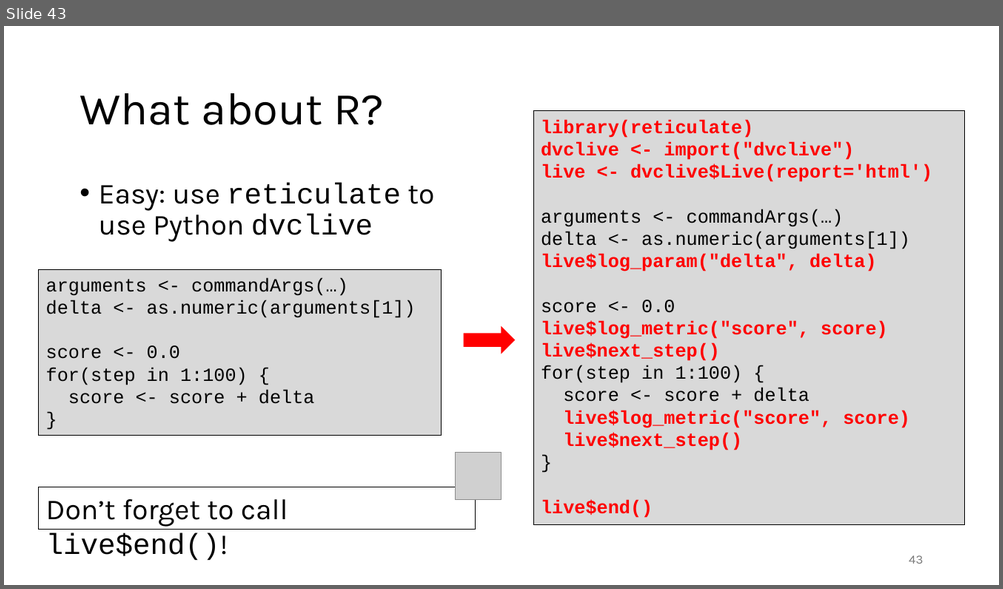
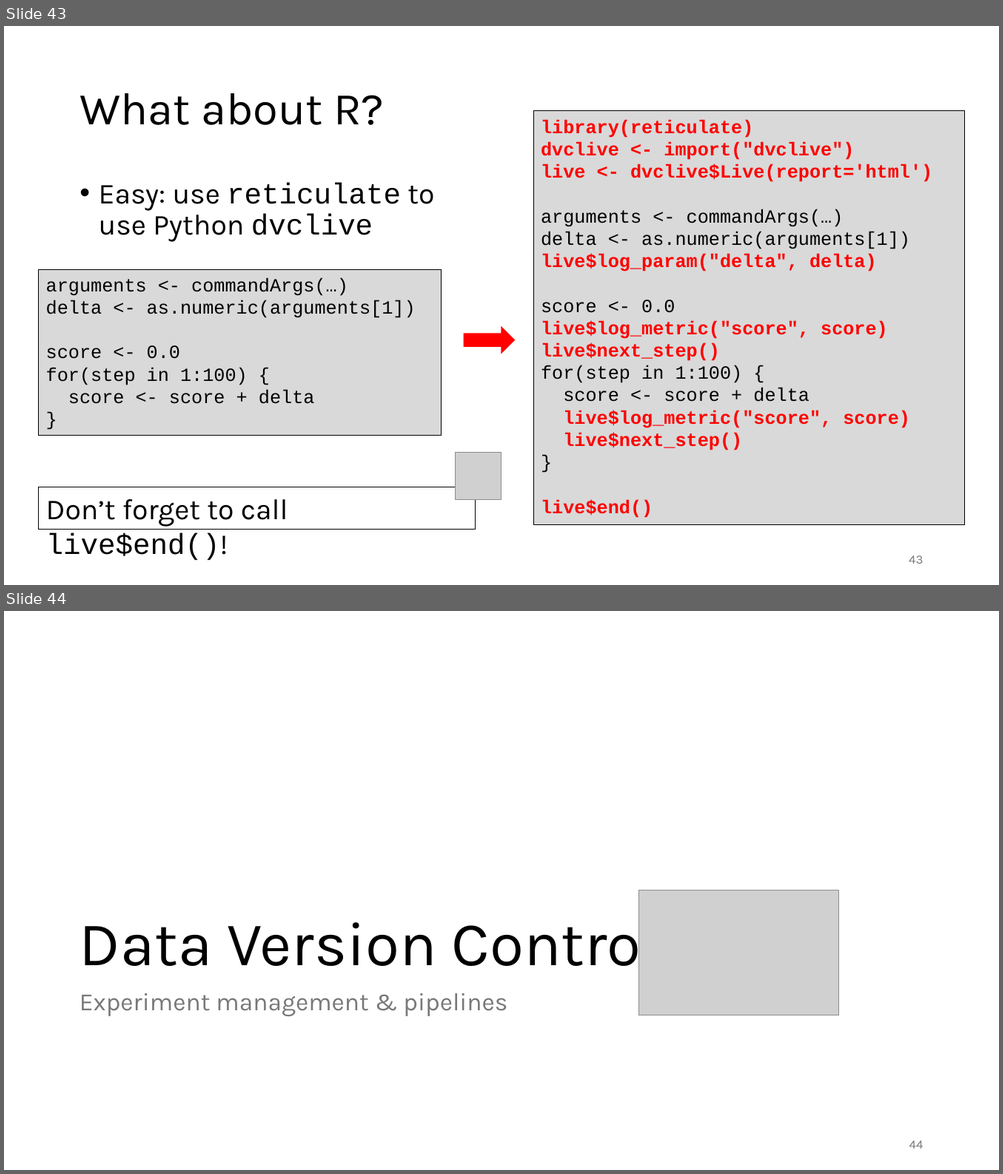
Before and after one commit to gjbex/MLOps-on-HPC, a slide deck: mlops_on_hpc.pptx. Shown one above the other, each under a label of ours: slide 43 before the commit, slides 43 and 44 after it. The pictures are 1003x589 and 1003x1174 pixels, drawn with LibreOffice and Linux fonts; fonts in the diff are those of the drawing; grey boxes stand for pictures. Boxes give left, top, right and bottom in pixels: in the first picture for what was removed or moved away, otherwise in the second. Text is boxed around its words. In the diff, an @@ line names an element or a change of style, - is before the commit and + after.

Commit message:
Add section on experiment pipelines & queue

```diff
--- a/mlops_on_hpc.pptx
+++ b/mlops_on_hpc.pptx
@@ slide 44 added at [4,611,999,1170], background #FFFFFF @@
@@ picture added at [638,891,838,1015] @@
@@ title added at [79,909,658,980], 60 pt, text #000000 @@
+Data Version Control
@@ text added at [79,994,507,1017], 24 pt, text #797979 @@
+Experiment management & pipelines
@@ page number added at [909,1141,923,1149], 12 pt, text #797979 @@
+44
```
Also in this commit, not shown: 5 other slides added.
